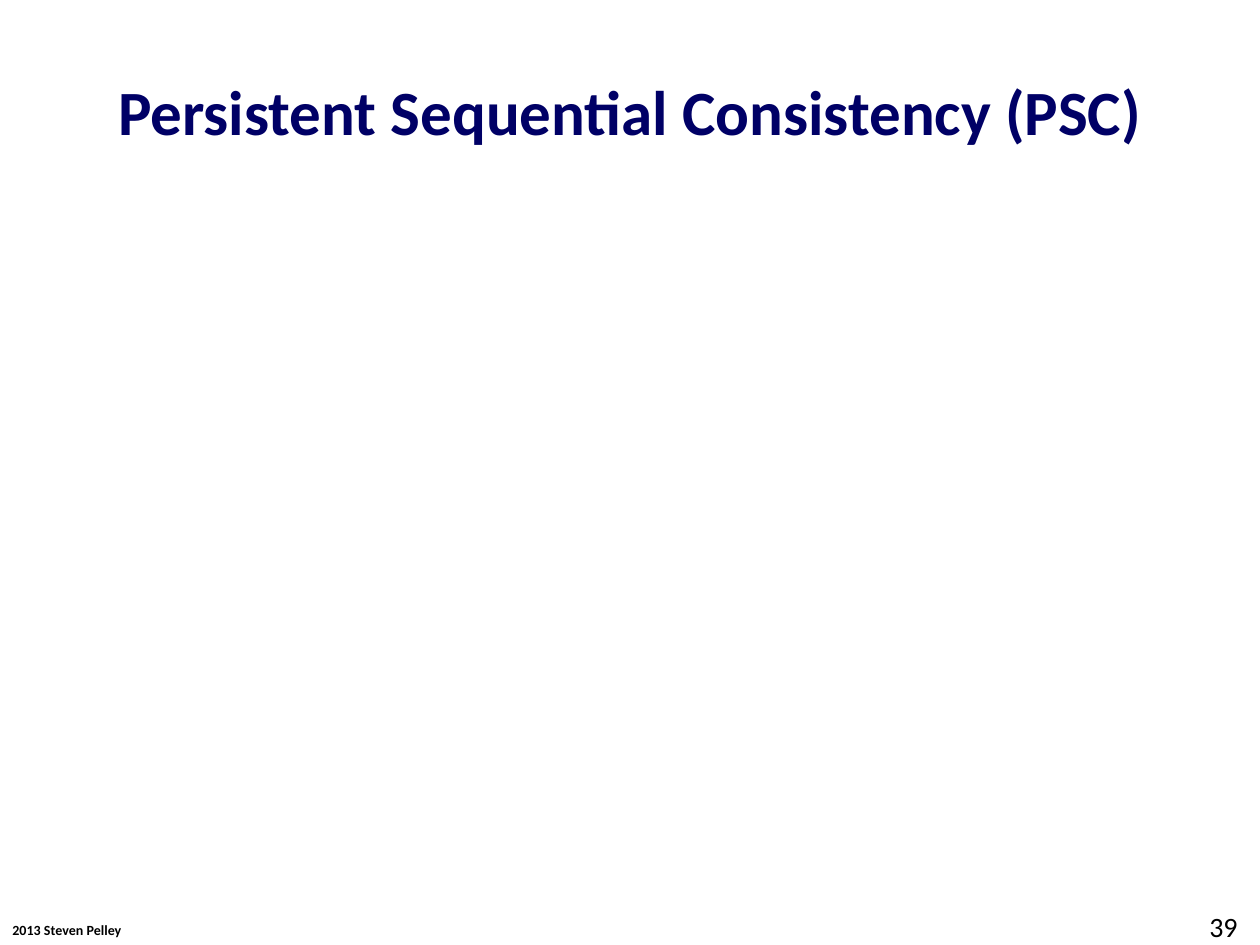
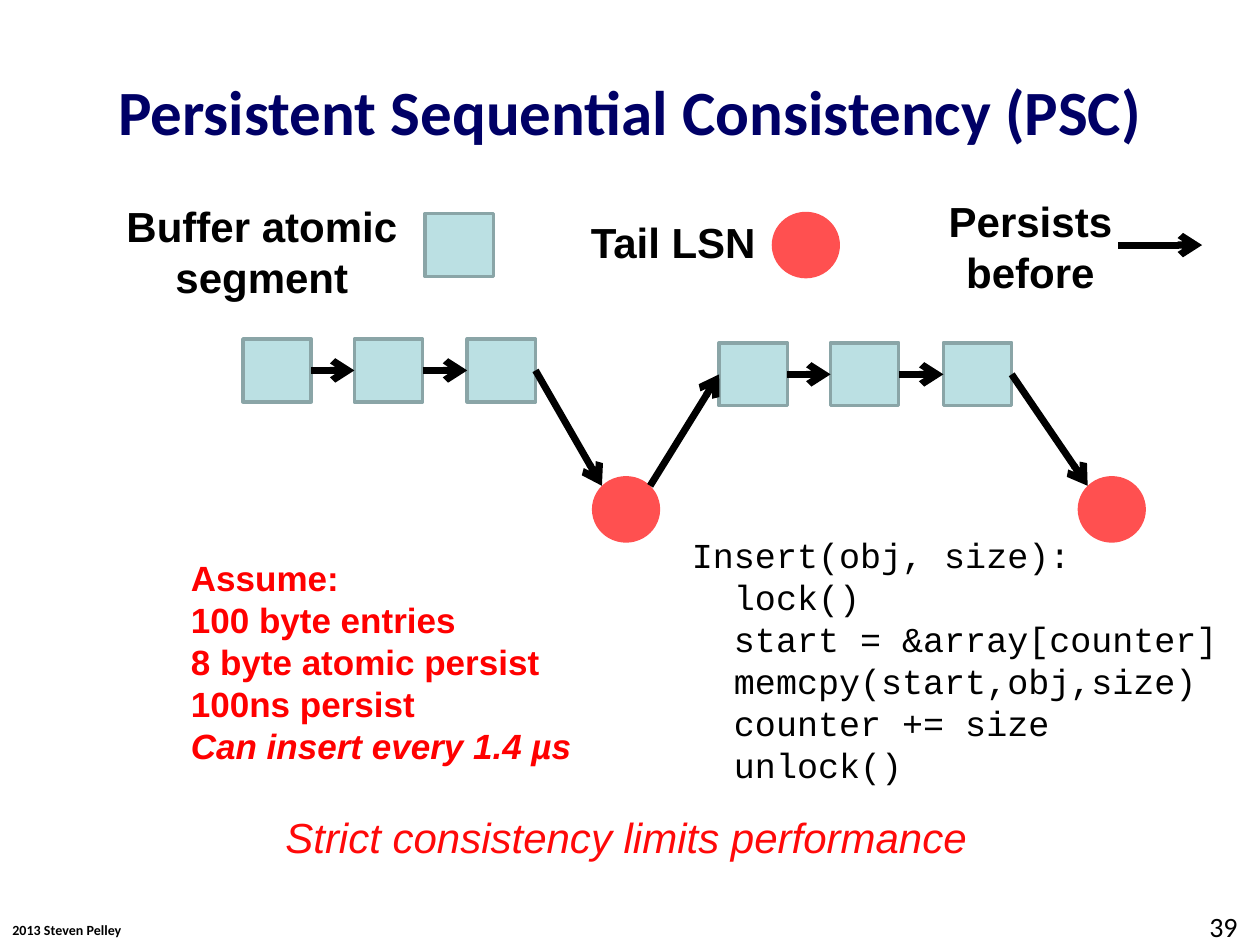
Before and after one commit to Abulila/dissertation, a slide deck: slide 39 of proposal/proposal.pptx. Drawn at 1260x945 pixels with LibreOffice and Linux fonts; fonts in the diff are those of the drawing; background and template pictures are left out. Boxes give left, top, right and bottom in pixels: in the first picture for what was removed or moved away, otherwise in the second. Text is boxed around its words. In the diff, an @@ line names an element or a change of style, - is before the commit and + after.

```diff
--- a/proposal/proposal.pptx
+++ b/proposal/proposal.pptx
@@ text added at (x1=949, y1=206, x2=1112, y2=289), 24 pt, text #000000, bold @@
+Persists before
@@ text added at (x1=126, y1=211, x2=397, y2=301), 24 pt, text #000000, bold @@
+Buffer atomic segment
@@ rectangle added at (x1=426, y1=213, x2=494, y2=276), fill #BBE0E3, outline #8AA6A8 2 pt @@
@@ text added at (x1=591, y1=227, x2=756, y2=259), 24 pt, text #000000, bold @@
+Tail LSN
@@ ellipse added at (x1=771, y1=212, x2=839, y2=278), fill #FF5050 @@
@@ arrow added from (1118, 244) to (1202, 244), #000000 4 pt @@
@@ group added at (x1=243, y1=339, x2=536, y2=402): 3 rectangles, 2 arrows @@
@@ arrow added from (536, 370) to (602, 486), #000000 4 pt @@
@@ arrow added from (650, 486) to (719, 374), #000000 4 pt @@
@@ group added at (x1=719, y1=343, x2=1012, y2=406): 3 rectangles, 2 arrows @@
@@ arrow added from (1012, 374) to (1087, 486), #000000 4 pt @@
@@ ellipse added at (x1=592, y1=476, x2=660, y2=543), fill #FF5050 @@
@@ ellipse added at (x1=1077, y1=476, x2=1145, y2=543), fill #FF5050 @@
@@ text added at (x1=191, y1=567, x2=571, y2=766), 20 pt, text #FF0000, bold @@
+Assume:
+100 byte entries
+8 byte atomic persist
+100ns persist
+Can insert every 1.4 µs
@@ text added at (x1=692, y1=543, x2=1217, y2=786), 20 pt, text #000000 @@
+Insert(obj, size):
+lock()
+start = &array[counter]
+memcpy(start,obj,size)
+counter += size
+unlock()
@@ text added at (x1=285, y1=822, x2=967, y2=862), 24 pt, text #FF0909, italic @@
+Strict consistency limits performance
```
Also in this commit, not shown: 11 other slides changed, 13 slides added, 7 slides removed.
